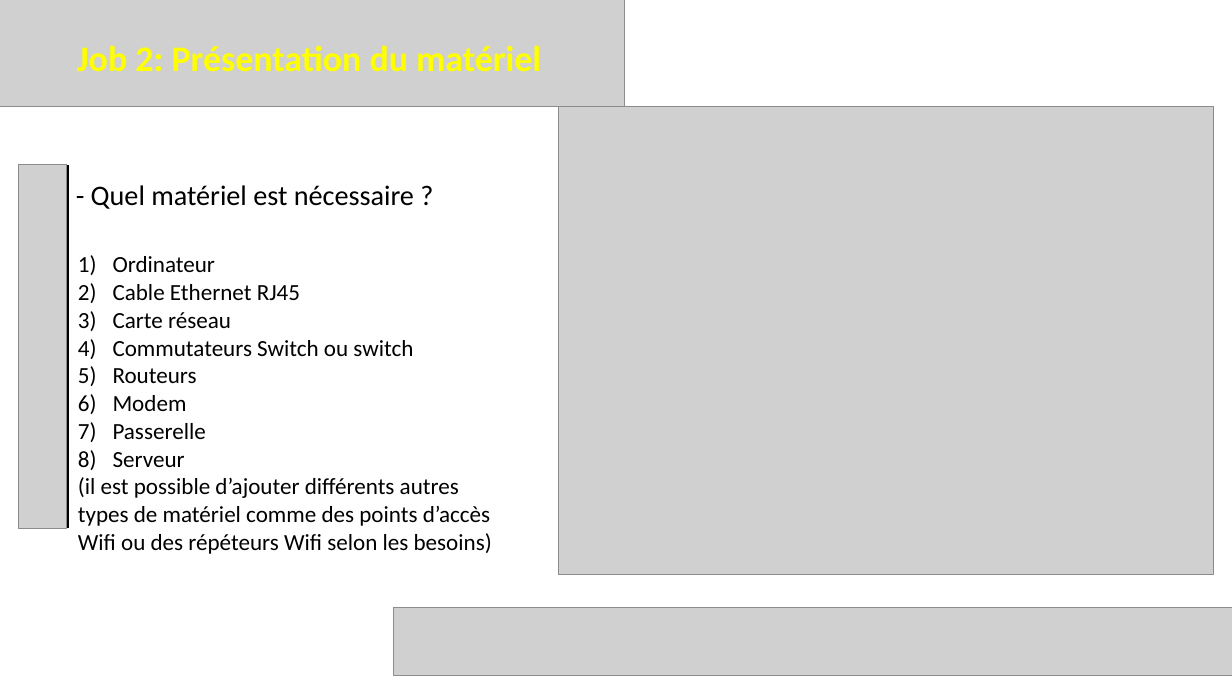
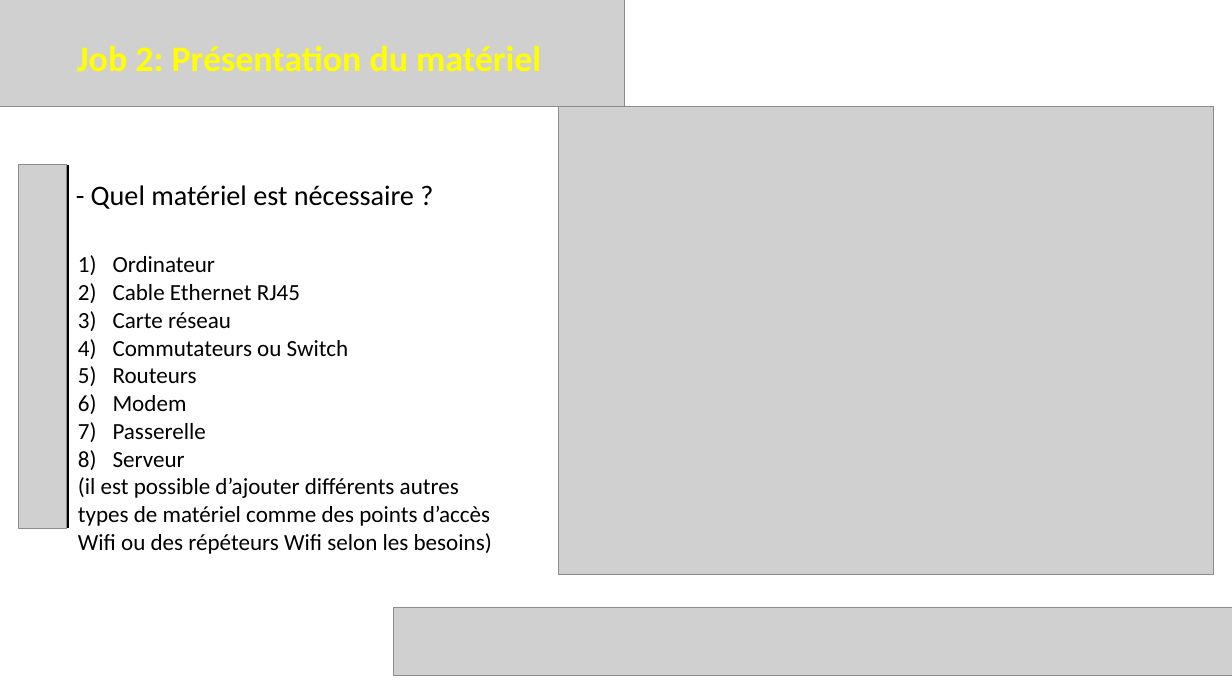
Before and after one commit to anthony-yrles/le_reseau, a slide deck: slide 4 of reseau.pptx. Drawn at 1232x693 pixels with LibreOffice and Linux fonts; fonts in the diff are those of the drawing; grey boxes stand for pictures. Boxes give left, top, right and bottom in pixels: in the first picture for what was removed or moved away, otherwise in the second. Text is boxed around its words. In the diff, an @@ line names an element or a change of style, - is before the commit and + after.

```diff
--- a/reseau.pptx
+++ b/reseau.pptx
@@ text at (x1=113, y1=340, x2=349, y2=356): text changed @@
-4) Commutateurs Switch ou switch
+4) Commutateurs ou Switch
```
Also in this commit, not shown: 3 other slides changed, 1 other file.
